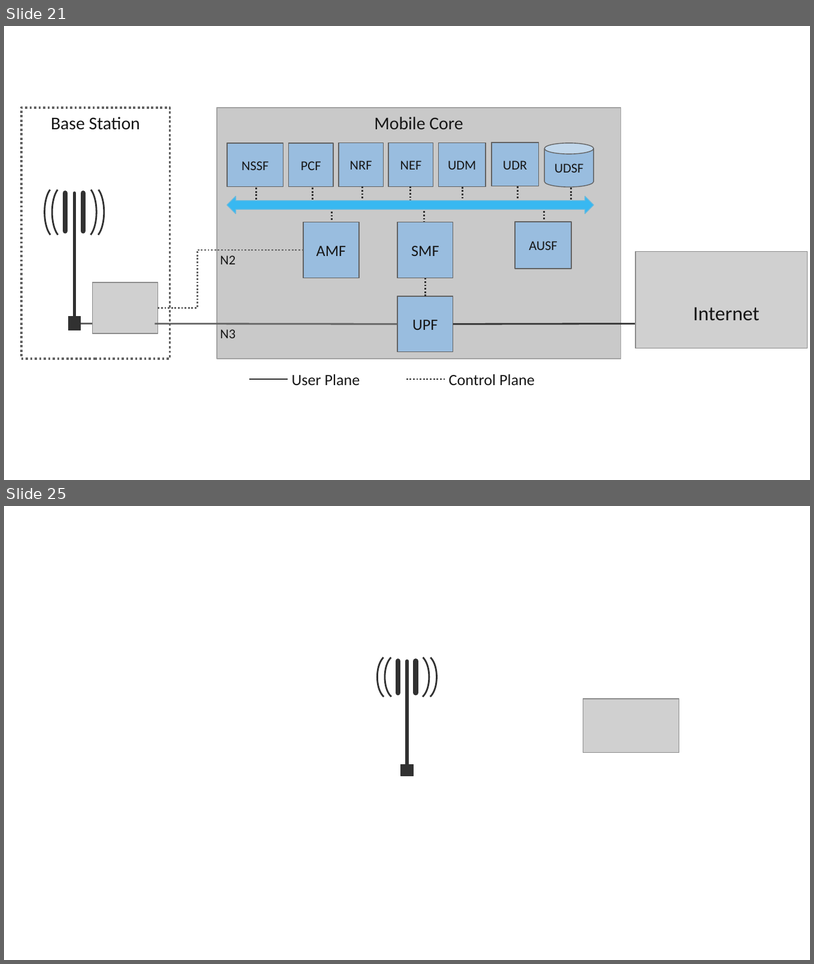
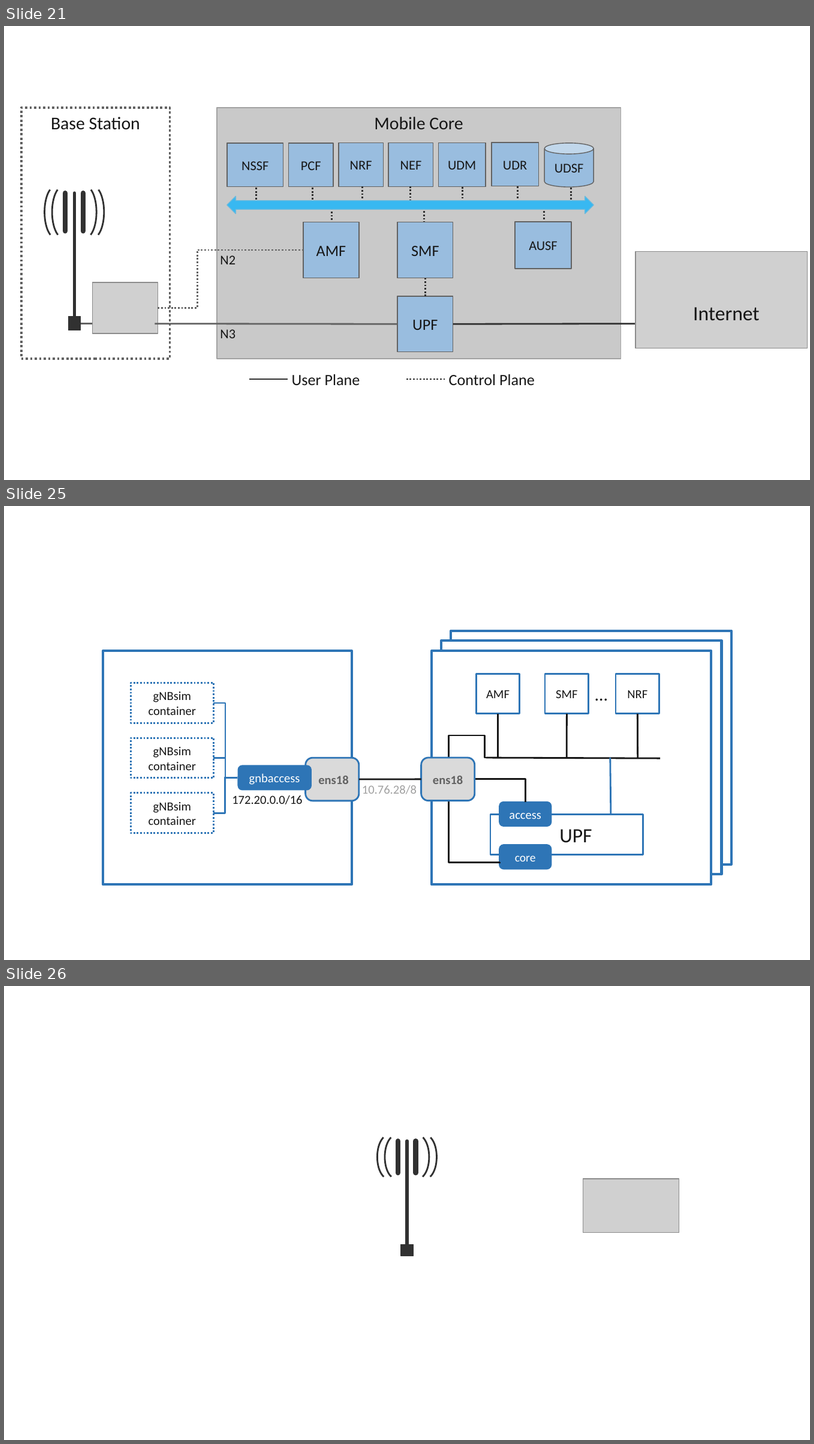
Before and after one commit to SystemsApproach/private5g, a slide deck: figures.pptx. Shown one above the other, each under a label of ours: slides 21 and 25 before the commit, slides 21, 25 and 26 after it; the slides between them are not shown. The pictures are 814x964 and 814x1444 pixels, drawn with LibreOffice and Linux fonts; fonts in the diff are those of the drawing; grey boxes stand for pictures. Boxes give left, top, right and bottom in pixels: in the first picture for what was removed or moved away, otherwise in the second. Text is boxed around its words. In the diff, an @@ line names an element or a change of style, - is before the commit and + after.

```diff
--- a/figures.pptx
+++ b/figures.pptx
@@ slide 25 added at [4,506,810,960], background #FFFFFF @@
@@ rectangle added at [452,631,732,865], outline #2E75B6 2.25 pt @@
@@ rectangle added at [442,640,723,874], fill #FFFFFF, outline #2E75B6 2.25 pt @@
@@ rectangle added at [103,651,353,884], outline #2E75B6 2.25 pt @@
@@ rectangle added at [432,651,712,884], fill #FFFFFF, outline #2E75B6 2.25 pt @@
@@ rectangle added at [131,682,213,723], outline #2E75B6 1.5 pt dashed, 11 pt, text #161616 @@
+gNBsim container
@@ rectangle added at [477,674,520,714], outline #2E75B6 1.5 pt, 11 pt, text #161616 @@
+AMF
@@ rectangle added at [545,674,588,714], outline #2E75B6 1.5 pt, 11 pt, text #161616 @@
+SMF
@@ text added at [588,679,624,709], 16 pt, text #161616 @@
+…
@@ rectangle added at [616,674,660,714], outline #2E75B6 1.5 pt, 11 pt, text #161616 @@
+NRF
@@ elbow line added from (213, 703) to (237, 778), #2E75B6 1.5 pt @@
@@ line added from (498, 713) to (498, 757), #161616 1.5 pt @@
@@ line added from (567, 713) to (567, 759), #161616 1.5 pt @@
@@ line added from (638, 713) to (638, 759), #161616 1.5 pt @@
@@ rectangle added at [131,738,213,778], outline #2E75B6 1.5 pt dashed, 11 pt, text #161616 @@
+gNBsim container
@@ elbow line added from (449, 757) to (497, 757), #161616 1.5 pt @@
@@ elbow line added from (213, 757) to (237, 778), #2E75B6 1.5 pt @@
@@ rounded rectangle added at [306,757,359,801], fill #DADADA, outline #2E75B6 1.5 pt, 11 pt, text #626262, bold @@
+ens18
@@ rounded rectangle added at [422,757,475,801], fill #DADADA, outline #2E75B6 1.5 pt, 11 pt, text #626262, bold @@
+ens18
@@ line added from (486, 757) to (660, 759), #161616 1.5 pt @@
@@ line added from (611, 757) to (611, 814), #2E75B6 1.5 pt @@
@@ rounded rectangle added at [239,766,311,789], fill #2E75B6, outline #2E75B6 1.5 pt, 11 pt, text #FFFFFF @@
+gnbaccess
@@ rectangle added at [131,793,213,834], outline #2E75B6 1.5 pt dashed, 11 pt, text #161616 @@
+gNBsim container
@@ elbow line added from (213, 813) to (224, 778), #2E75B6 1.5 pt @@
@@ line added from (359, 780) to (422, 778), #161616 1.5 pt @@
@@ text added at [362,785,417,794], 11 pt, text #A1A1A1 @@
+10.76.28/8
@@ elbow line added from (473, 778) to (526, 802), #161616 1.5 pt @@
@@ text added at [232,795,302,804], 11 pt, text #161616 @@
+172.20.0.0/16
@@ elbow line added from (500, 863) to (449, 801), #161616 1.5 pt @@
@@ rounded rectangle added at [500,802,552,825], fill #2E75B6, outline #2E75B6 1.5 pt, 11 pt, text #FFFFFF @@
+access
@@ rectangle added at [490,814,642,855], outline #2E75B6 1.5 pt, 18 pt, text #161616 @@
+UPF
@@ rounded rectangle added at [500,844,552,868], fill #2E75B6, outline #2E75B6 1.5 pt, 10.5 pt, text #FFFFFF @@
+core
@@ what was slide 25 is now slide 26 @@
```
Also in this commit, not shown: 2 slides changed, 7 other files.
